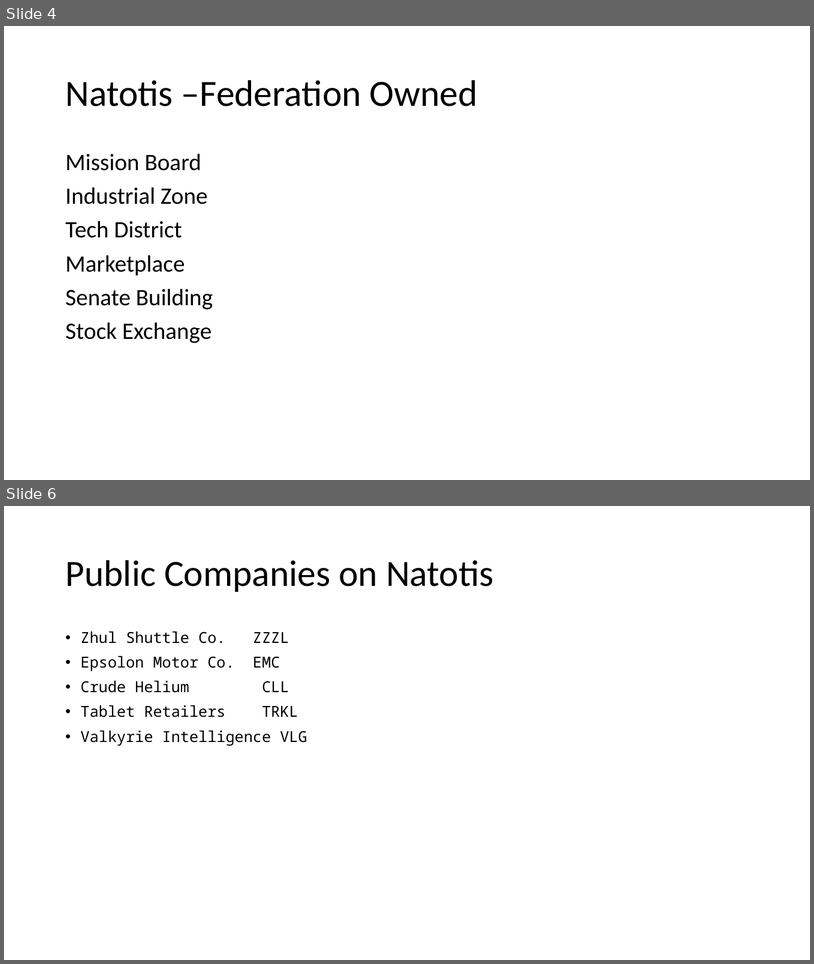
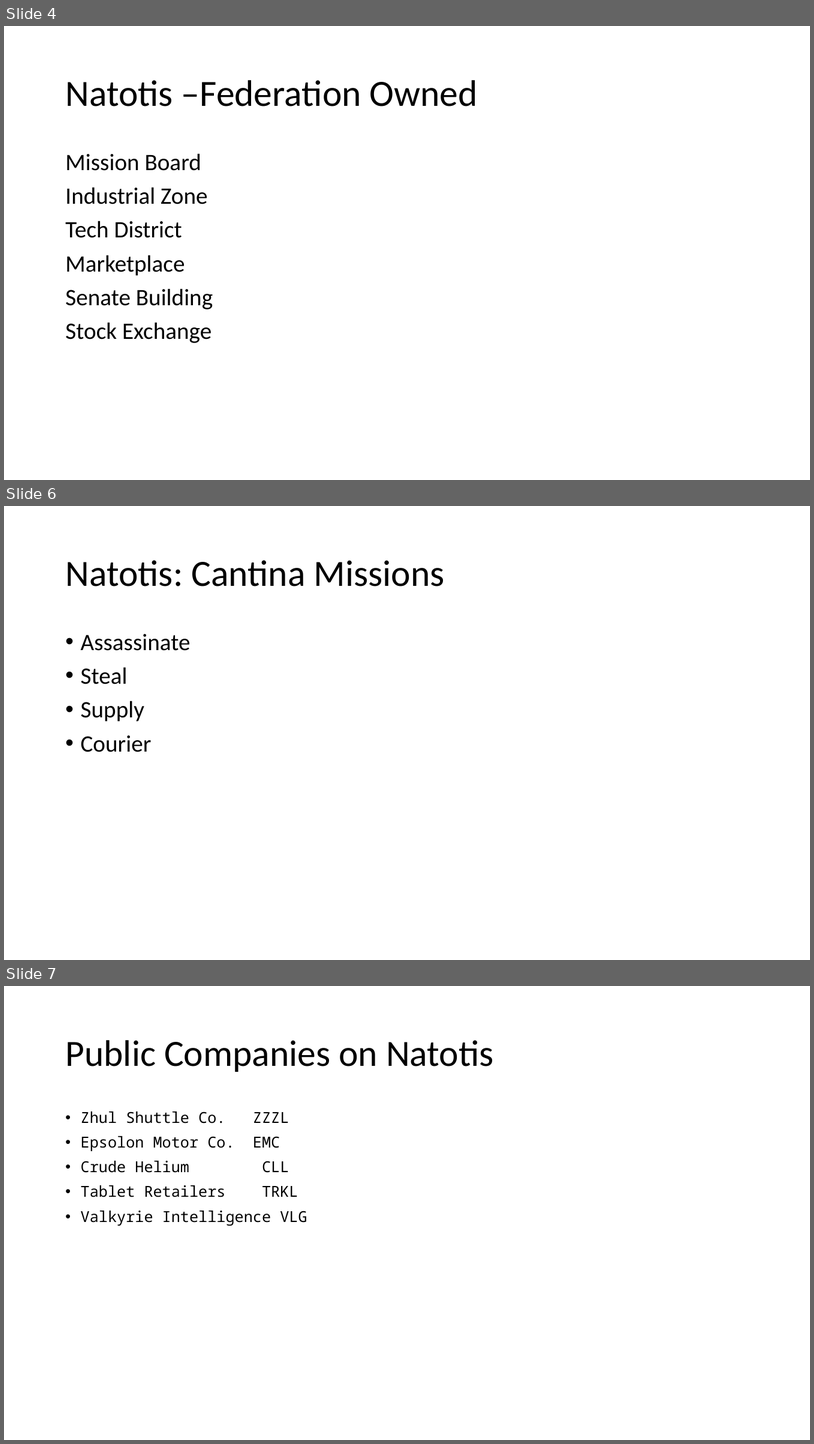
Before and after one commit to johnnyjonesjr90/Space-Game, a slide deck: Galaxy_Business-master/GalaxyBusiness/Space Merchant.pptx. Shown one above the other, each under a label of ours: slides 4 and 6 before the commit, slides 4, 6 and 7 after it; the slides between them are not shown. The pictures are 814x964 and 814x1444 pixels, drawn with LibreOffice and Linux fonts; fonts in the diff are those of the drawing. Boxes give left, top, right and bottom in pixels: in the first picture for what was removed or moved away, otherwise in the second. Text is boxed around its words. In the diff, an @@ line names an element or a change of style, - is before the commit and + after.

```diff
--- a/Galaxy_Business-master/GalaxyBusiness/Space Merchant.pptx
+++ b/Galaxy_Business-master/GalaxyBusiness/Space Merchant.pptx
@@ slide 6 added at (4, 506, 810, 960), background #FFFFFF @@
@@ title added at (65, 560, 445, 586), 44 pt, text #000000 @@
+Natotis: Cantina Missions
@@ text added at (81, 634, 191, 752), 28 pt, text #000000 @@
+• Assassinate
+• Steal
+• Supply
+• Courier
@@ what was slide 6 is now slide 7 @@
```
Also in this commit, not shown: 1 slide changed, 19 other files.
